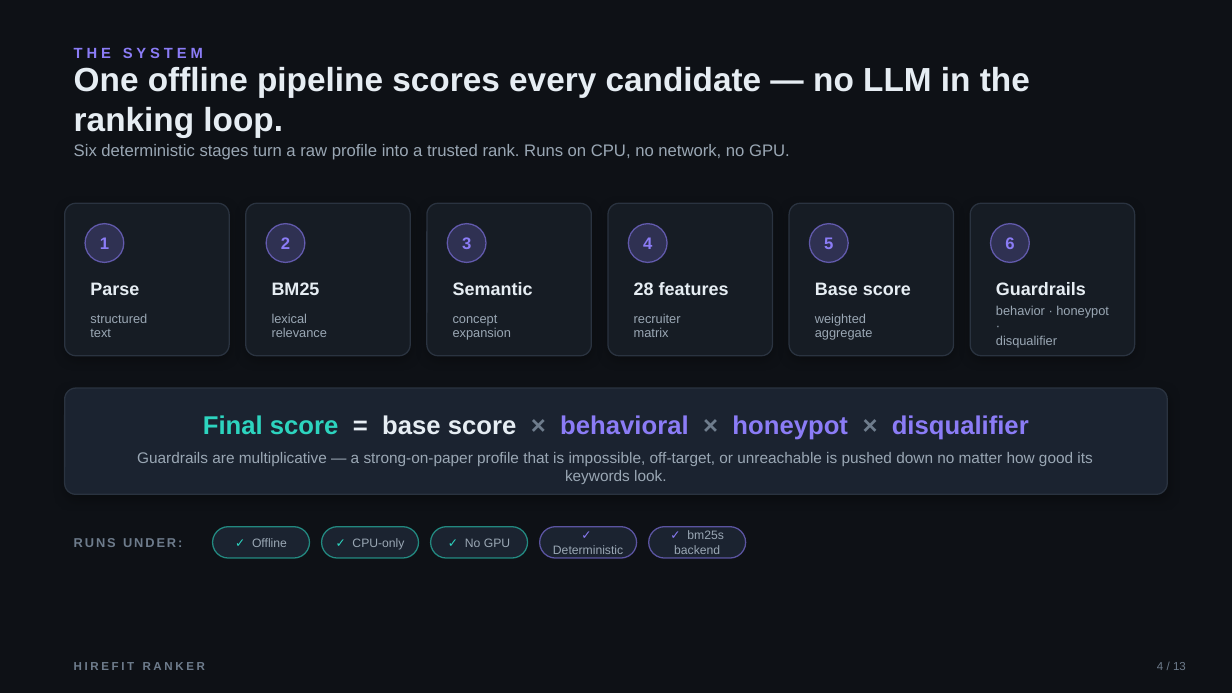
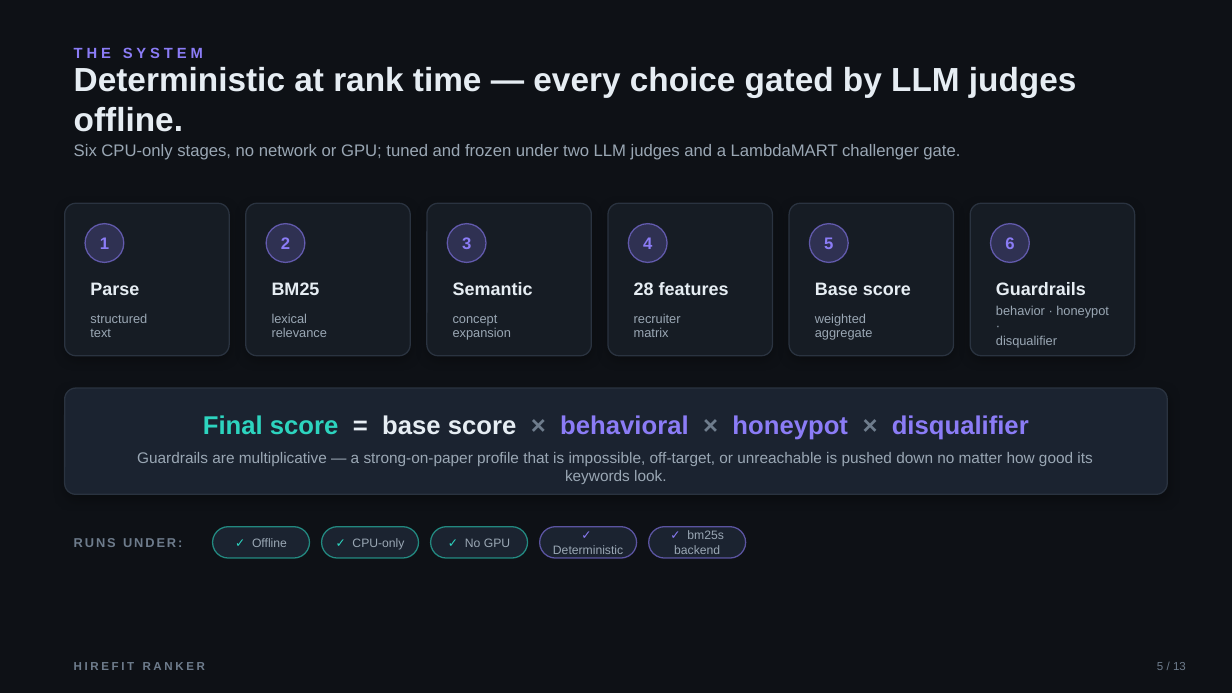
Before and after one commit to bansalbhunesh/redrob-hirefit-ranker, a slide deck: slide 5 of docs/HireFit_Ranker_Redrob_POLISHED.pptx (slide 4 before the commit). Drawn at 1232x693 pixels with LibreOffice and Linux fonts; fonts in the diff are those of the drawing; background and template pictures are left out. Boxes give left, top, right and bottom in pixels: in the first picture for what was removed or moved away, otherwise in the second. Text is boxed around its words. In the diff, an @@ line names an element or a change of style, - is before the commit and + after.

```diff
--- a/docs/HireFit_Ranker_Redrob_POLISHED.pptx
+++ b/docs/HireFit_Ranker_Redrob_POLISHED.pptx
@@ text at [74,67,1077,132]: text changed @@
-One offline pipeline scores every candidate — no LLM in the ranking loop.
+Deterministic at rank time — every choice gated by LLM judges offline.
@@ text at [74,144,960,160]: text changed @@
-Six deterministic stages turn a raw profile into a trusted rank. Runs on CPU, no network, no GPU.
+Six CPU-only stages, no network or GPU; tuned and frozen under two LLM judges and a LambdaMART challenger gate.
@@ text at [1157,662,1186,670]: text changed @@
-4 / 13
+5 / 13
```
Also in this commit, not shown: 7 other slides changed, 6 other files.
